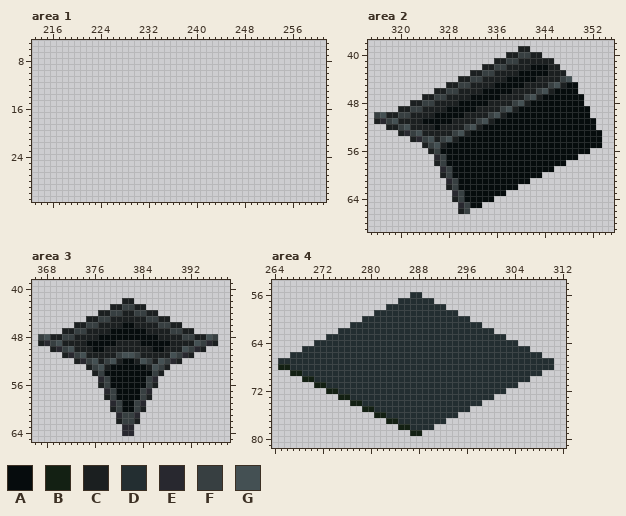
One commit to this pixel-art file: res/tiled/ase/env.ase. Above, as it was before the edit.
569x471 pixels, 1 frame. Pixels under 10% opacity are left out. Colours within 5 levels of each other are drawn and written as one. Shown: area 1: x 213..261, y 5..31; area 2: x 315..355, y 38..69; area 3: x 366..398, y 39..65; area 4: x 264..312, y 54..81. The old version is drawn lined up with the new one, on the new canvas. The commit also changed other parts of the picture, which this record leaves out.
Palette (. is transparent): A #060c0d  B #132013  C #1b1f20  D #232e31  E #28282f  F #373f41  G #445053
Pixels before, area 2, first column x 316:
39 ........................CC............
40 ......................CCFFCC..........
41 ....................CCFFCCCCCC........
42 ..................CCFFCCCCAAACC.......
43 ................CCFFCCCCAAAAACCC......
44 ..............CCFFCCCCAAAAACCCCFG.....
45 ............CCFFCCCCAAAAACCCCFGCAA....
46 ..........CCFFCCCCAAAAACCCCFGCAAAA....
47 ........CCFFCCCCAAAAACCCCFGCAAAAAAA...
48 ......CCFFCCCCAAAAACCCCFGCAAAAAAAAA...
49 ....CCFFCCCCAAAAACCCCFGCAAAAAAAAAAAA..
50 FGCCFFCCCCAAAAACCCCFGCAAAAAAAAAAAAAA..
51 CEFGCCCCAAAAACCCCFGCAAAAAAAAAAAAAAAAA.
52 ..CCFGCCCCACCCCFGCAAAAAAAAAAAAAAAAAAA.
53 ....CEFGCCCCCFGCAAAAAAAAAAAAAAAAAAAAAA
54 ......CEFGCFGCAAAAAAAAAAAAAAAAAAAAAAAA
55 ........CFGCAAAAAAAAAAAAAAAAAAAAAAAAAA
56 .........CFAAAAAAAAAAAAAAAAAAAAAAAAA..
57 ..........EFAAAAAAAAAAAAAAAAAAAAAA....
58 ..........CFAAAAAAAAAAAAAAAAAAAA......
59 ...........EFAAAAAAAAAAAAAAAAA........
60 ...........CFAAAAAAAAAAAAAAA..........
61 ............EFAAAAAAAAAAAA............
62 ............CFAAAAAAAAAA..............
63 .............EFAAAAAAA................
64 .............CFAAAAA..................
65 ..............EFAA....................
66 ..............CF......................
Pixels before, area 3, first column x 367:
42 ..............CC..............
43 ............CCFFCC............
44 ..........CCFFCCFFCC..........
45 ........CCFFCCCCCCFFCC........
46 ......CCFFCCCCAACCCCFFCC......
47 ....CCFFCCCCAAAAAACCCCFFCC....
48 FGCCFFCCCCAAAAAAAAAACCCCFFCCGF
49 CEFGCCCCAAAAACCCCAAAAACCCCGFEC
50 ..CEFGCCCAACCCCCCCCAACCCGFEC..
51 ....CEFGCCCCCFGGFCCCCCGFEC....
52 ......CEFGCFGCAACGFCGFEC......
53 ........CFGCAAAAAACGFC........
54 .........CFAAAAAAAAFC.........
55 ..........EFAAAAAAFE..........
56 ..........CFAAAAAAFC..........
57 ...........EFAAAAFE...........
58 ...........CFAAAAFC...........
59 ............EFAAFE............
60 ............CFAAFC............
61 .............EFFE.............
62 .............CFFC.............
63 ..............EE..............
64 ..............EE..............
Pixels before, area 4, first column x 265:
56 ......................DD......................
57 ....................DDDDDD....................
58 ..................DDDDDDDDDD..................
59 ................DDDDDDDDDDDDDD................
60 ..............DDDDDDDDDDDDDDDDDD..............
61 ............DDDDDDDDDDDDDDDDDDDDDD............
62 ..........DDDDDDDDDDDDDDDDDDDDDDDDDD..........
63 ........DDDDDDDDDDDDDDDDDDDDDDDDDDDDDD........
64 ......DDDDDDDDDDDDDDDDDDDDDDDDDDDDDDDDDD......
65 ....DDDDDDDDDDDDDDDDDDDDDDDDDDDDDDDDDDDDDD....
66 ..DDDDDDDDDDDDDDDDDDDDDDDDDDDDDDDDDDDDDDDDDD..
67 DDDDDDDDDDDDDDDDDDDDDDDDDDDDDDDDDDDDDDDDDDDDDD
68 BBDDDDDDDDDDDDDDDDDDDDDDDDDDDDDDDDDDDDDDDDDDDD
69 ..BBDDDDDDDDDDDDDDDDDDDDDDDDDDDDDDDDDDDDDDDD..
70 ....BBDDDDDDDDDDDDDDDDDDDDDDDDDDDDDDDDDDDD....
71 ......BBDDDDDDDDDDDDDDDDDDDDDDDDDDDDDDDD......
72 ........BBDDDDDDDDDDDDDDDDDDDDDDDDDDDD........
73 ..........BBDDDDDDDDDDDDDDDDDDDDDDDD..........
74 ............BBDDDDDDDDDDDDDDDDDDDD............
75 ..............BBDDDDDDDDDDDDDDDD..............
76 ................BBDDDDDDDDDDDD................
77 ..................BBDDDDDDDD..................
78 ....................BBDDDD....................
79 ......................BB......................
And afterwards:
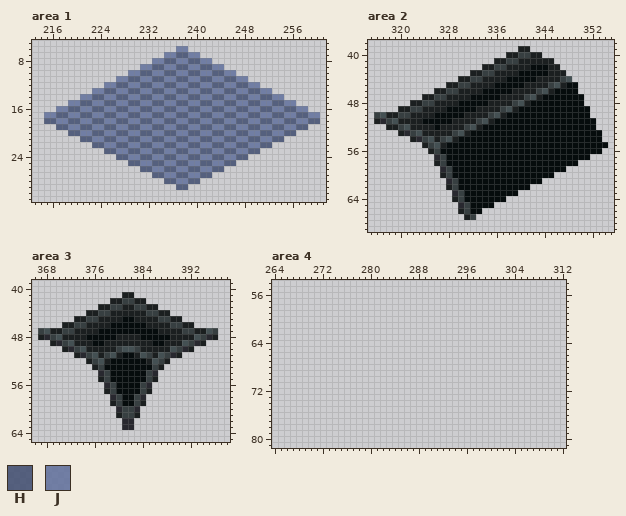
Colours new in this view: H #414e71db  J #62719ddb
Edits made:
canvas 569x471 -> 824x471
Changed rows in their new state; - is an unchanged pixel.
Area 1:
first column x 215:
 6 ----------------------JJ----------------------
 7 --------------------JJHHJJ--------------------
 8 ------------------JJHHJJHHJJ------------------
 9 ----------------JJHHJJHHJJHHJJ----------------
10 --------------JJHHJJHHJJHHJJHHJJ--------------
11 ------------JJHHJJHHJJHHJJHHJJHHJJ------------
12 ----------JJHHJJHHJJHHJJHHJJHHJJHHJJ----------
13 --------JJHHJJHHJJHHJJHHJJHHJJHHJJHHJJ--------
14 ------JJHHJJHHJJHHJJHHJJHHJJHHJJHHJJHHJJ------
15 ----JJHHJJHHJJHHJJHHJJHHJJHHJJHHJJHHJJHHJJ----
16 --JJHHJJHHJJHHJJHHJJHHJJHHJJHHJJHHJJHHJJHHJJ--
17 JJHHJJHHJJHHJJHHJJHHJJHHJJHHJJHHJJHHJJHHJJHHJJ
18 HHJJHHJJHHJJHHJJHHJJHHJJHHJJHHJJHHJJHHJJHHJJHH
19 --HHJJHHJJHHJJHHJJHHJJHHJJHHJJHHJJHHJJHHJJHH--
20 ----HHJJHHJJHHJJHHJJHHJJHHJJHHJJHHJJHHJJHH----
21 ------HHJJHHJJHHJJHHJJHHJJHHJJHHJJHHJJHH------
22 --------HHJJHHJJHHJJHHJJHHJJHHJJHHJJHH--------
23 ----------HHJJHHJJHHJJHHJJHHJJHHJJHH----------
24 ------------HHJJHHJJHHJJHHJJHHJJHH------------
25 --------------HHJJHHJJHHJJHHJJHH--------------
26 ----------------HHJJHHJJHHJJHH----------------
27 ------------------HHJJHHJJHH------------------
28 --------------------HHJJHH--------------------
29 ----------------------HH----------------------
Area 2:
first column x 331:
55 -----------------------A
56 ---------------------AA-
57 -------------------AA---
58 -----------------AA-----
59 ---------------AA-------
60 -------------AA---------
61 -----------AA-----------
62 ---------AA-------------
63 -------AA---------------
64 -----AA-----------------
65 ---AA-------------------
66 -AA---------------------
67 CF----------------------
Area 3:
first column x 367:
41 --------------CC--------------
42 ------------CCFFCC------------
43 ----------CCFFCCFFCC----------
44 --------CCFFCC--CCFFCC--------
45 ------CCFFCC--AA--CCFFCC------
46 ----CCFFCC--AA--AA--CCFFCC----
47 FGCCFFCC--AA------AA--CCFFCCGF
48 CEFGCC--AA---CCCC---AA--CCGFEC
49 ..CEFG--C--CC----CC--C--GFEC..
50 --..CEFG-CC--FGGF--CC-GFEC..--
51 ----..CEFG-FGCAACGF-GFEC..----
52 ------..CFGCAA--AACGFC..------
53 --------.CFA------AFC.--------
54 ---------.EF------FE.---------
55 ----------C--------C----------
56 ----------.EF----FE.----------
57 -----------C------C-----------
58 -----------.EF--FE.-----------
59 ------------C----C------------
60 ------------.EFFE.------------
61 -------------C--C-------------
62 -------------.EE.-------------
64 --------------..--------------
Area 4:
first column x 265:
56 ----------------------..----------------------
57 --------------------......--------------------
58 ------------------..........------------------
59 ----------------..............----------------
60 --------------..................--------------
61 ------------......................------------
62 ----------..........................----------
63 --------..............................--------
64 ------..................................------
65 ----......................................----
66 --..........................................--
67 ..............................................
68 ..............................................
69 --..........................................--
70 ----......................................----
71 ------..................................------
72 --------..............................--------
73 ----------..........................----------
74 ------------......................------------
75 --------------..................--------------
76 ----------------..............----------------
77 ------------------..........------------------
78 --------------------......--------------------
79 ----------------------..----------------------
Where, in picture pixels (left, top, right, bottom), the same in both pictures:
added: (44, 46, 320, 190)
added: (464, 142, 608, 220)
changed: (38, 292, 218, 436)
erased: (278, 292, 554, 436)
